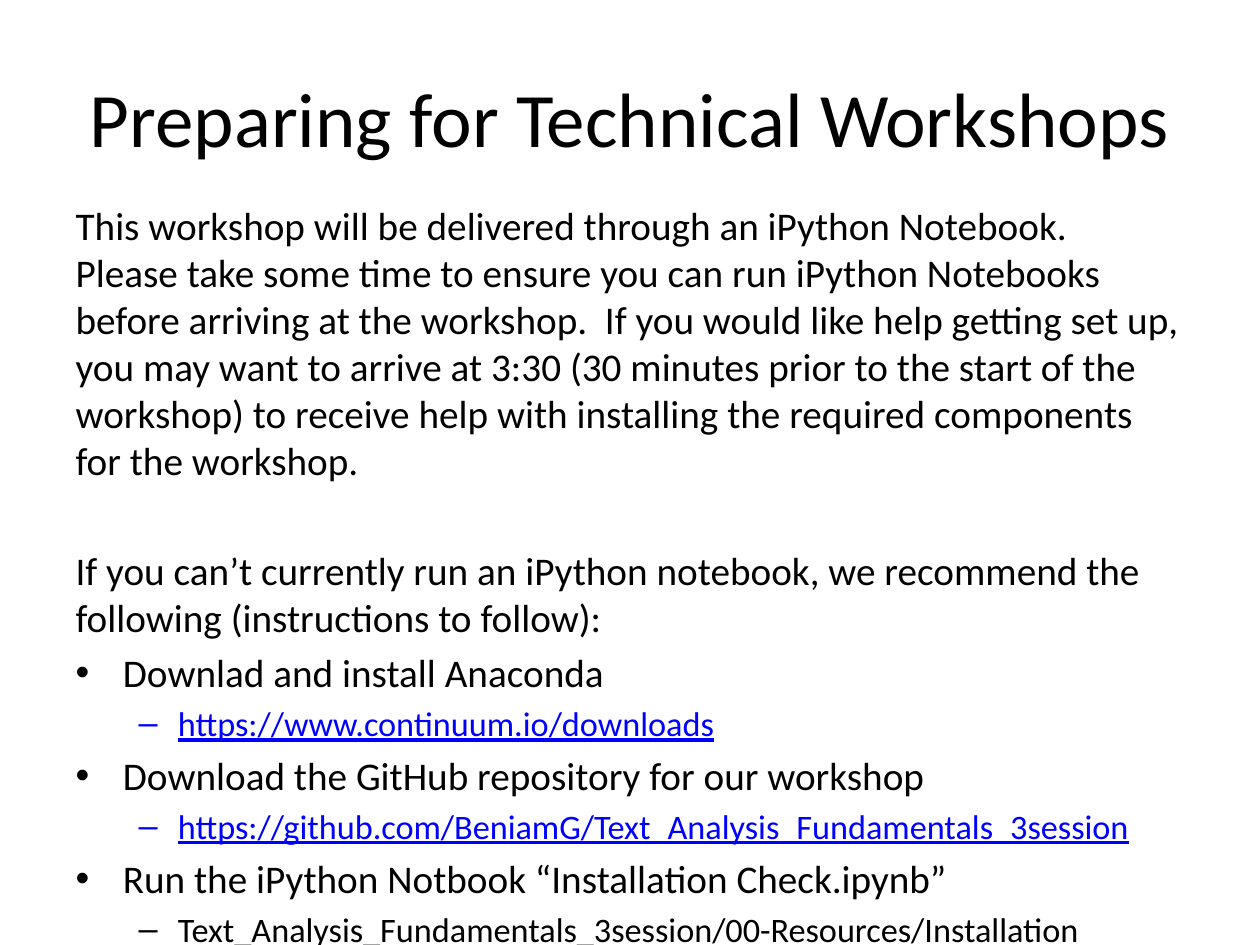
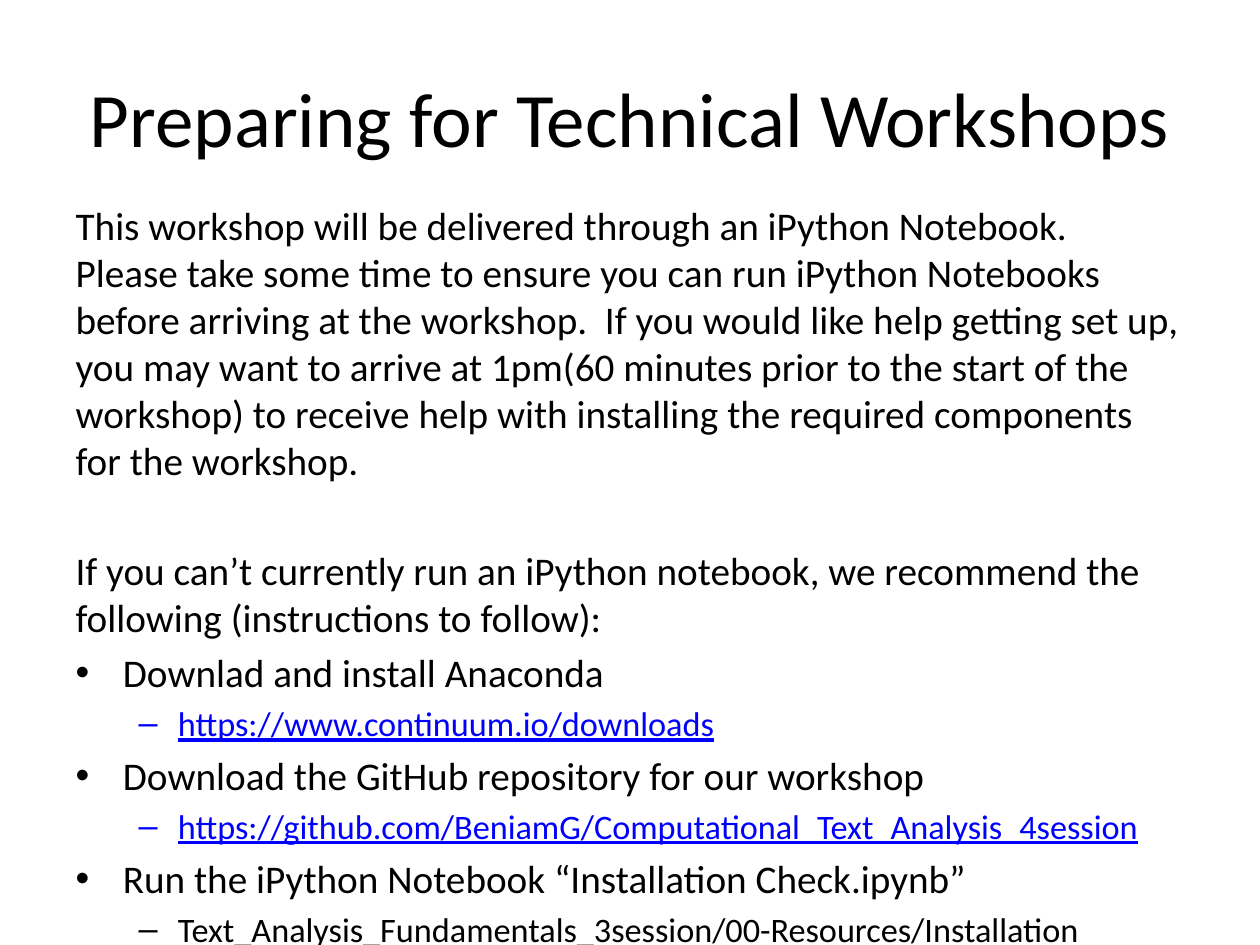
Before and after one commit to BeniamG/Computational_Text_Analysis_4session, a slide deck: slide 1 of 00-Resources/Intro-to-Python/TechnicalRequirements.pptx. Drawn at 1260x945 pixels with LibreOffice and Linux fonts; fonts in the diff are those of the drawing. Boxes give left, top, right and bottom in pixels: in the first picture for what was removed or moved away, otherwise in the second. Text is boxed around its words. In the diff, an @@ line names an element or a change of style, - is before the commit and + after.

Commit message:
fixed ready and install pdf

```diff
--- a/00-Resources/Intro-to-Python/TechnicalRequirements.pptx
+++ b/00-Resources/Intro-to-Python/TechnicalRequirements.pptx
@@ text at bbox=[76, 212, 1178, 482]: text changed @@
-This workshop will be delivered through an iPython Notebook. Please take some time to ensure you can run iPython Notebooks before arriving at the workshop. If you would like help getting set up, you may want to arrive at 3:30 (30 minutes prior to the start of the workshop) to receive help with installing the required components for the workshop.
+This workshop will be delivered through an iPython Notebook. Please take some time to ensure you can run iPython Notebooks before arriving at the workshop. If you would like help getting set up, you may want to arrive at 1pm(60 minutes prior to the start of the workshop) to receive help with installing the required components for the workshop.
@@ text at bbox=[123, 815, 1138, 900]: text changed @@
-  – https://github.com/BeniamG/Text_Analysis_Fundamentals_3session
-• Run the iPython Notbook “Installation Check.ipynb”
+  – https://github.com/BeniamG/Computational_Text_Analysis_4session
+• Run the iPython Notebook “Installation Check.ipynb”
```
Also in this commit, not shown: 2 other files.
